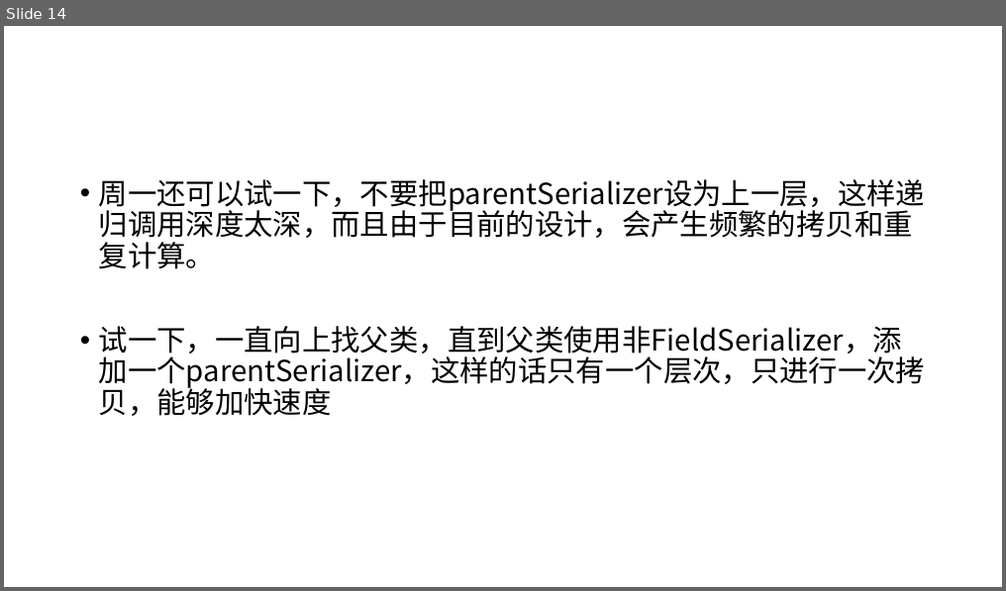
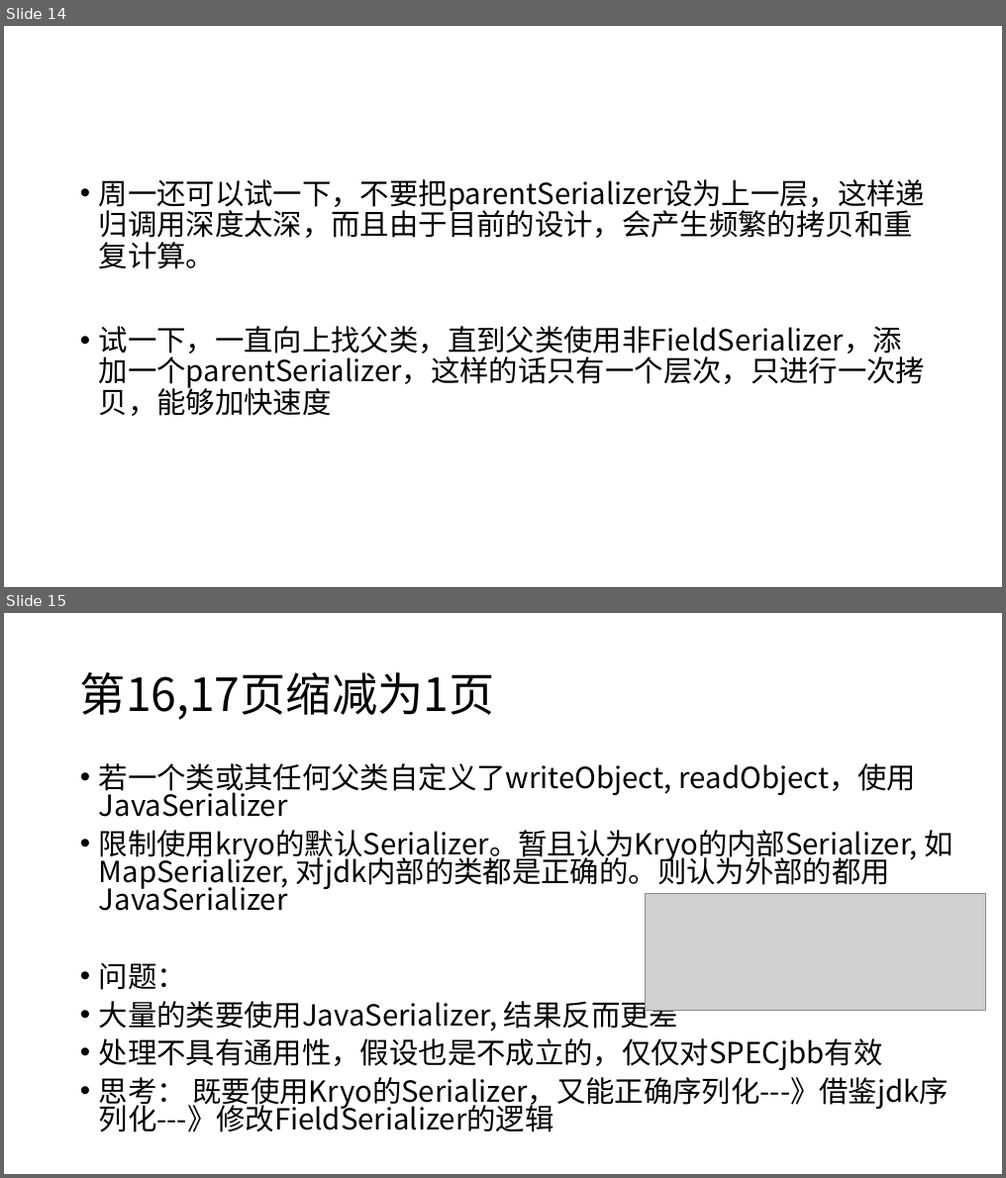
Before and after one commit to aijm/books, a slide deck: 答辩.pptx. Shown one above the other, each under a label of ours: slide 14 before the commit, slides 14 and 15 after it. The pictures are 1006x591 and 1006x1178 pixels, drawn with LibreOffice and Linux fonts; fonts in the diff are those of the drawing; grey boxes stand for pictures. Boxes give left, top, right and bottom in pixels: in the first picture for what was removed or moved away, otherwise in the second. Text is boxed around its words. In the diff, an @@ line names an element or a change of style, - is before the commit and + after.

```diff
--- a/答辩.pptx
+++ b/答辩.pptx
@@ slide 15 added at [4,613,1002,1174], background #FFFFFF @@
@@ title added at [80,672,495,720], 44 pt, text #000000 @@
+第16,17页缩减为1页
@@ text added at [99,763,952,1133], 28 pt, text #000000 @@
+• 若一个类或其任何父类自定义了writeObject, readObject，使用JavaSerializer
+• 限制使用kryo的默认Serializer。暂且认为Kryo的内部Serializer, 如MapSerializer, 对jdk内部的类都是正确的。则认为外部的都用JavaSerializer
+• 问题：
+• 大量的类要使用JavaSerializer, 结果反而更差
+• 处理不具有通用性，假设也是不成立的，仅仅对SPECjbb有效
+• 思考： 既要使用Kryo的Serializer，又能正确序列化---》借鉴jdk序列化---》修改FieldSerializer的逻辑
@@ picture added at [645,894,986,1011] @@
```
Also in this commit, not shown: 5 other slides added.
